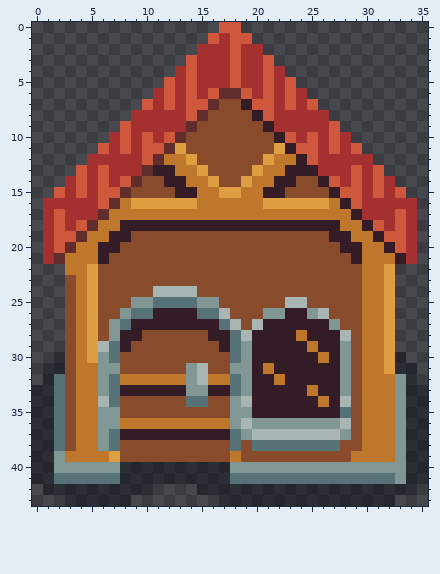
File history of a pixel-art sprite, Assets/Sprites/House_1.png. That is the earlier state.
The file is 36x44 pixels.
And afterwards:
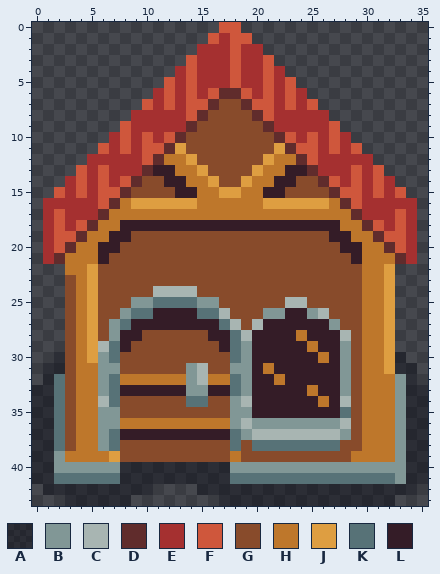
Palette (. is transparent): A #090a146b  B #819796  C #a8b5b2  D #602c2c  E #a53030  F #cf573c  G #884b2b  H #be772b  J #de9e41  K #577277  L #341c27
Changes in this commit:
Colour L becomes colour D in row 7 at x 19; in row 8 at x 20; in row 9 at x 21; in row 10 at x 22; in row 11 at x 23; in row 12 at x 24.
Colour L becomes colour D in row 13 at x 25; in row 14 at x 26; in row 15 at x 27; in row 16 at x 28; in row 17 at x 29; in row 18 at x 30.
Colour L becomes colour D in row 19 at x 31; in row 20 at x 32; in row 21 at x 33.
Where, in picture pixels (left, top, right, bottom), the same in both pictures:
changed: (241, 99, 406, 264)
